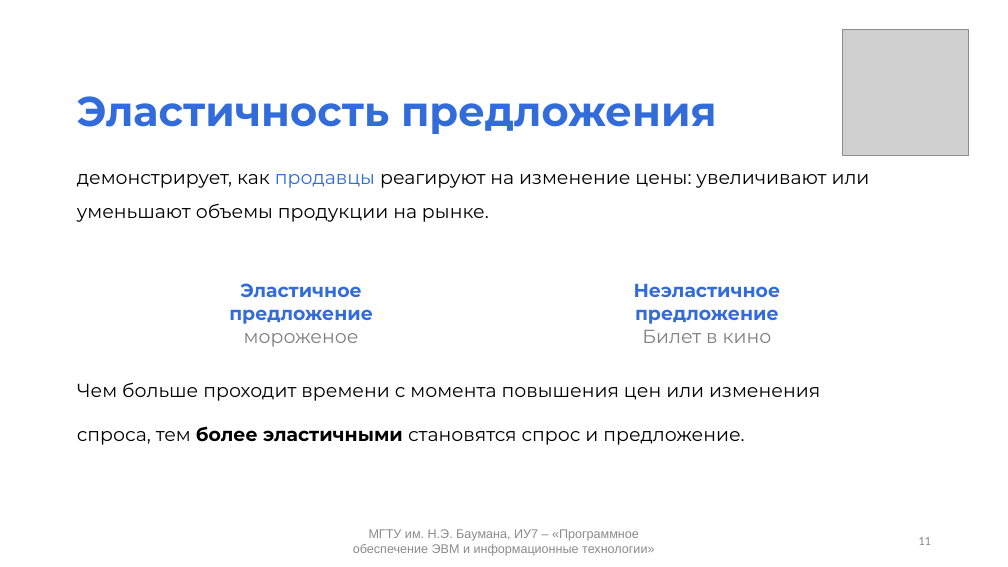
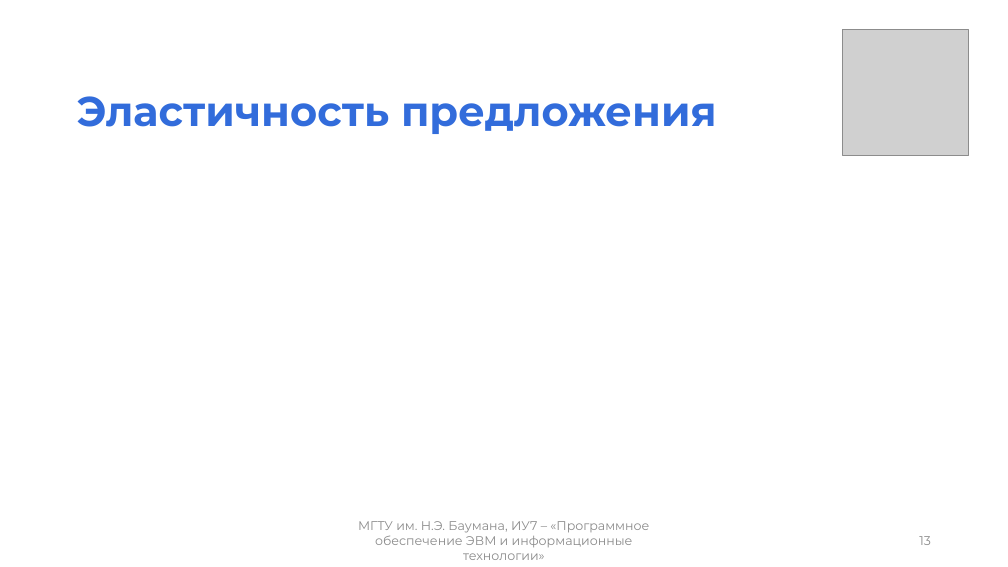
Before and after one commit to mshsvnv/Economics, a slide deck: slide 13 of module_01/pres.pptx (slide 11 before the commit). Drawn at 1008x567 pixels with LibreOffice and Linux fonts; fonts in the diff are those of the drawing; grey boxes stand for pictures. Boxes give left, top, right and bottom in pixels: in the first picture for what was removed or moved away, otherwise in the second. Text is boxed around its words. In the diff, an @@ line names an element or a change of style, - is before the commit and + after.

```diff
--- a/module_01/pres.pptx
+++ b/module_01/pres.pptx
@@ text removed at (77,174,870,445) @@
-демонстрирует, как продавцы реагируют на изменение цены: увеличивают или уменьшают объемы продукции на рынке.
-Чем больше проходит времени с момента повышения цен или изменения
-спроса, тем более эластичными становятся спрос и предложение.
@@ text removed at (229,283,373,347) @@
-Эластичное предложение
-мороженое
@@ text removed at (634,283,781,343) @@
-Неэластичное предложение
-Билет в кино
@@ text "МГТУ им. Н.Э. Баумана, ИУ7 ..." at (358,521,649,560): font Arial to Montserrat @@
@@ page number at (919,536,931,545): text changed; font Calibri to Montserrat @@
-11
+13
```
Also in this commit, not shown: 11 other slides changed, 4 slides added, 5 other files.
